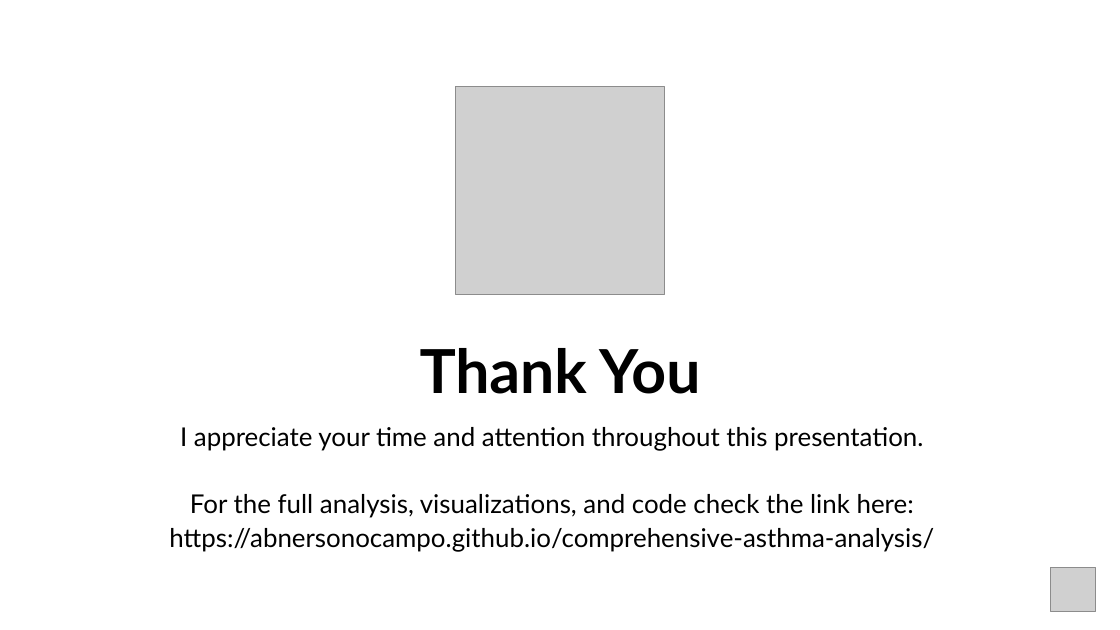
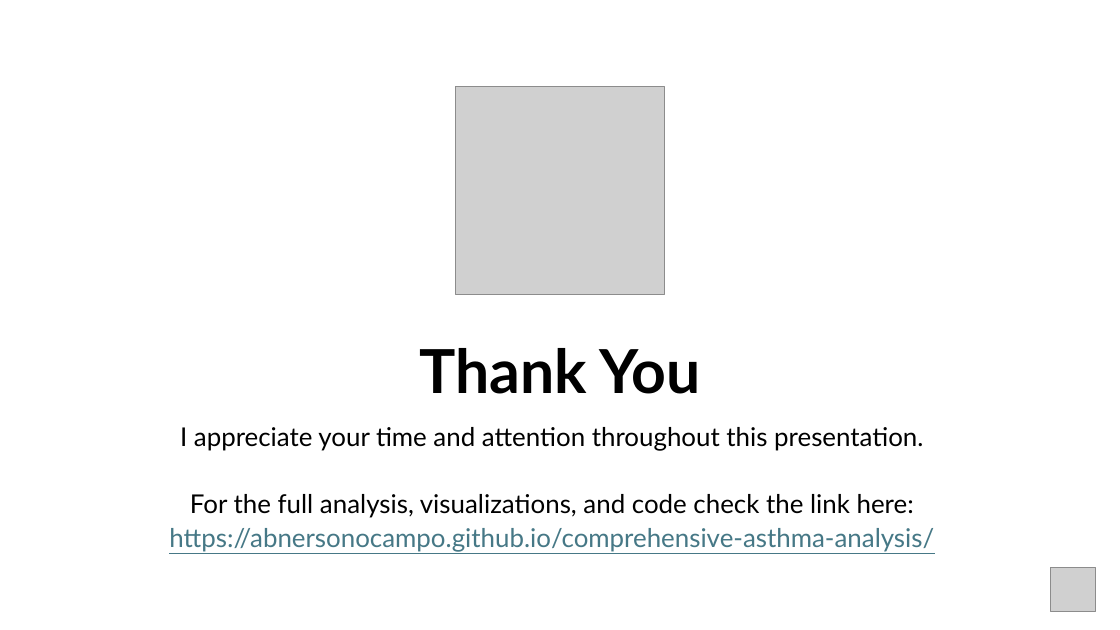
Before and after one commit to abnersonocampo/comprehensive-asthma-analysis, a slide deck: slide 27 of Capstone Presentation.pptx. Drawn at 1120x630 pixels with LibreOffice and Linux fonts; fonts in the diff are those of the drawing; grey boxes stand for pictures. Boxes give left, top, right and bottom in pixels: in the first picture for what was removed or moved away, otherwise in the second. Text is boxed around its words. In the diff, an @@ line names an element or a change of style, - is before the commit and + after.

Commit message:
Capstone Presentation update

```diff
--- a/Capstone Presentation.pptx
+++ b/Capstone Presentation.pptx
@@ text at [169,528,934,552]: text colour #000000 to #467886, underline on in "https://abnersonocampo.github.io/comprehensive-asthma-analys ..." @@
```
